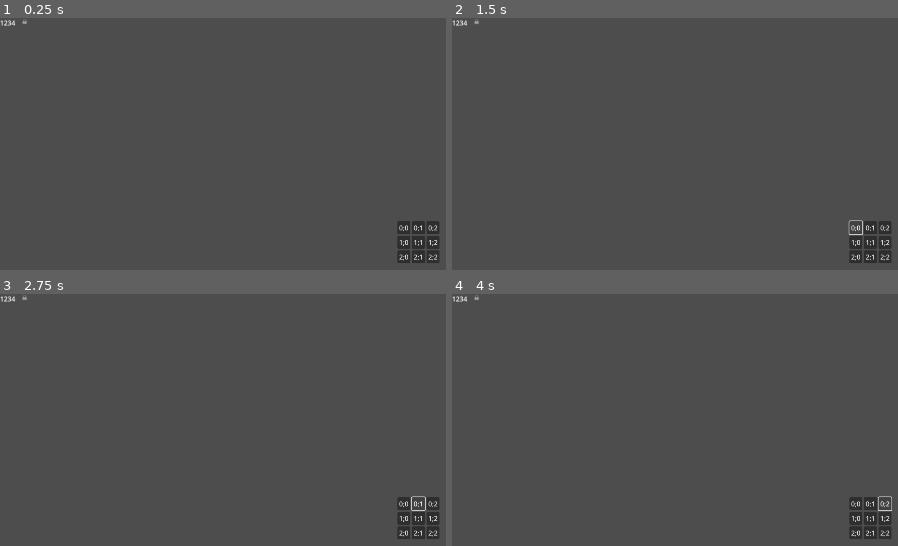
Above: before the commit, frames 1-4 (two rows, left to right).
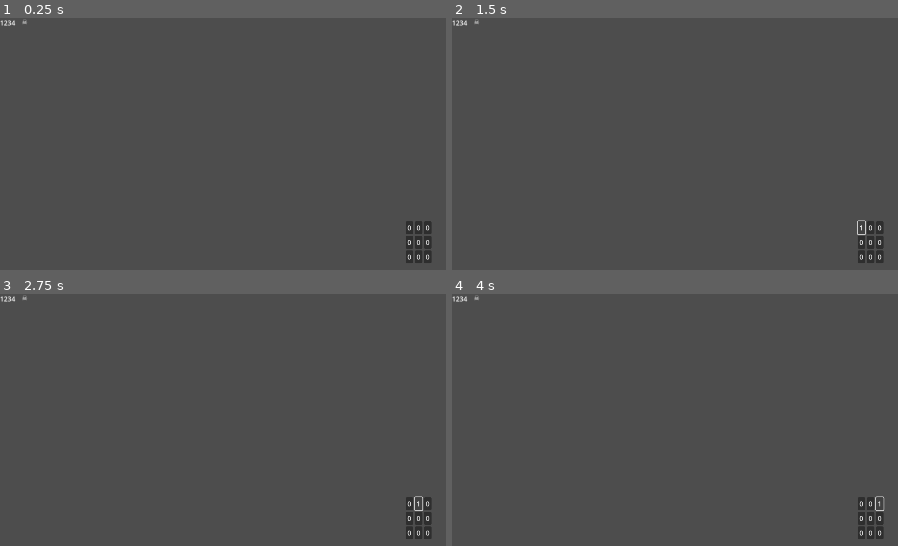
Above: after the commit, the same moments.

Repository: NOIRE-TEAM/United-We-Escape
Game: Godot game, scene res://scenes/game/levels/Game.tscn
The game is run twice, just before and just after one commit, with the same random seed, the same clock (stepped at 60 frames per second) and the same inputs. This scene is started directly instead of the project's main scene.
Inputs:
- Up to frame 1 (0.25 s): no input
- Up to frame 2 (1.5 s): click "0,0" (after the commit: "0") at 0.5 s; click "0,0" (after the commit: "1") at 1.25 s
- Up to frame 3 (2.75 s): click "0,1" (after the commit: "0") at 2 s
- Up to frame 4 (4 s): click "0,1" (after the commit: "1") at 2.75 s; click "0,2" (after the commit: "0") at 3.5 s

The runs differ from the first frame. In frame 1, 0.8% of the frame differs, in the area x 89-99%, y 80-98%; in frame 2, 0.8%; in frame 3, 0.8%; in frame 4, 0.8%.
Error before the commit: Attempt to call function 'set_text' in base 'null instance' on a null instance. (res://scenes/game/levels/Game.gd:31)

Commit message:
ПОХУй

Diff:
--- a/scenes/game/levels/Game.gd
+++ b/scenes/game/levels/Game.gd
@@ -28,15 +28,15 @@
 
 # Called every frame. 'delta' is the elapsed time since the previous frame.
 func _process(delta):
-	$CenterContainer/GridContainer/Button1.set_text(str(level[0][0]))
-	$CenterContainer/GridContainer/Button2.set_text(str(level[0][1]))
-	$CenterContainer/GridContainer/Button3.set_text(str(level[0][2]))
-	$CenterContainer/GridContainer/Button4.set_text(str(level[1][0]))
-	$CenterContainer/GridContainer/Button5.set_text(str(level[1][1]))
-	$CenterContainer/GridContainer/Button6.set_text(str(level[1][2]))
-	$CenterContainer/GridContainer/Button7.set_text(str(level[2][0]))
-	$CenterContainer/GridContainer/Button8.set_text(str(level[2][1]))
-	$CenterContainer/GridContainer/Button9.set_text(str(level[2][2]))
+	$HSplitContainer/CenterContainer/GridContainer/Button1.set_text(str(level[0][0]))
+	$HSplitContainer/CenterContainer/GridContainer/Button2.set_text(str(level[0][1]))
+	$HSplitContainer/CenterContainer/GridContainer/Button3.set_text(str(level[0][2]))
+	$HSplitContainer/CenterContainer/GridContainer/Button4.set_text(str(level[1][0]))
+	$HSplitContainer/CenterContainer/GridContainer/Button5.set_text(str(level[1][1]))
+	$HSplitContainer/CenterContainer/GridContainer/Button6.set_text(str(level[1][2]))
+	$HSplitContainer/CenterContainer/GridContainer/Button7.set_text(str(level[2][0]))
+	$HSplitContainer/CenterContainer/GridContainer/Button8.set_text(str(level[2][1]))
+	$HSplitContainer/CenterContainer/GridContainer/Button9.set_text(str(level[2][2]))
 
 # Called only on the server.
 func start_game():
--- a/scenes/gui/supra_lobby.tscn
+++ b/scenes/gui/supra_lobby.tscn
@@ -8,6 +8,7 @@
 script = ExtResource("1_bfs2o")
 
 [node name="ColorRect" type="ColorRect" parent="."]
+layout_mode = 0
 offset_right = 489.0
 offset_bottom = 1078.0
 color = Color(0.0156863, 0.00784314, 0.00392157, 1)
@@ -29,6 +30,7 @@
 text = "Тест 1"
 
 [node name="Button" type="Button" parent="."]
+layout_mode = 0
 offset_left = 596.0
 offset_top = 296.0
 offset_right = 1836.0
